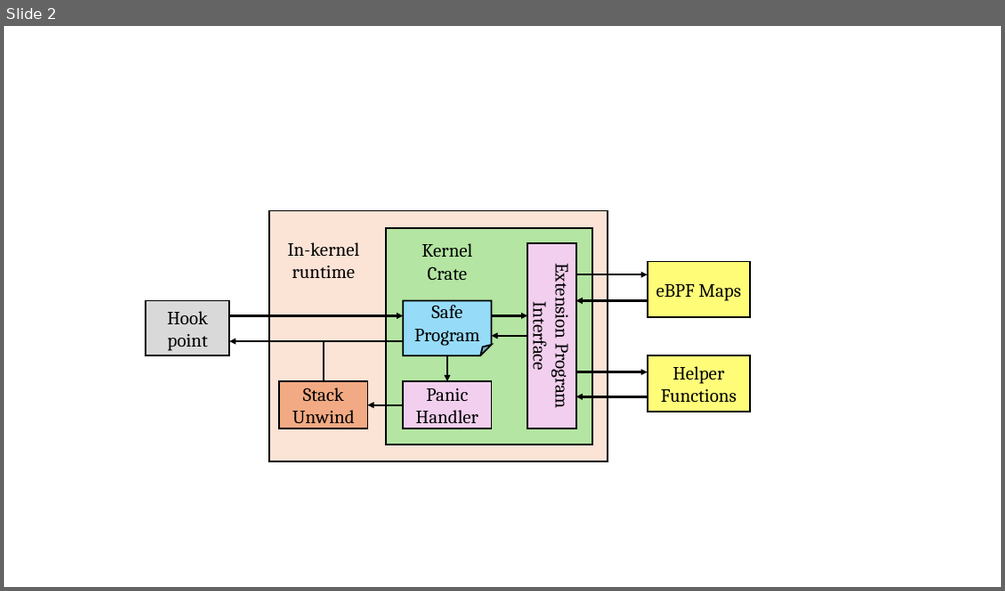
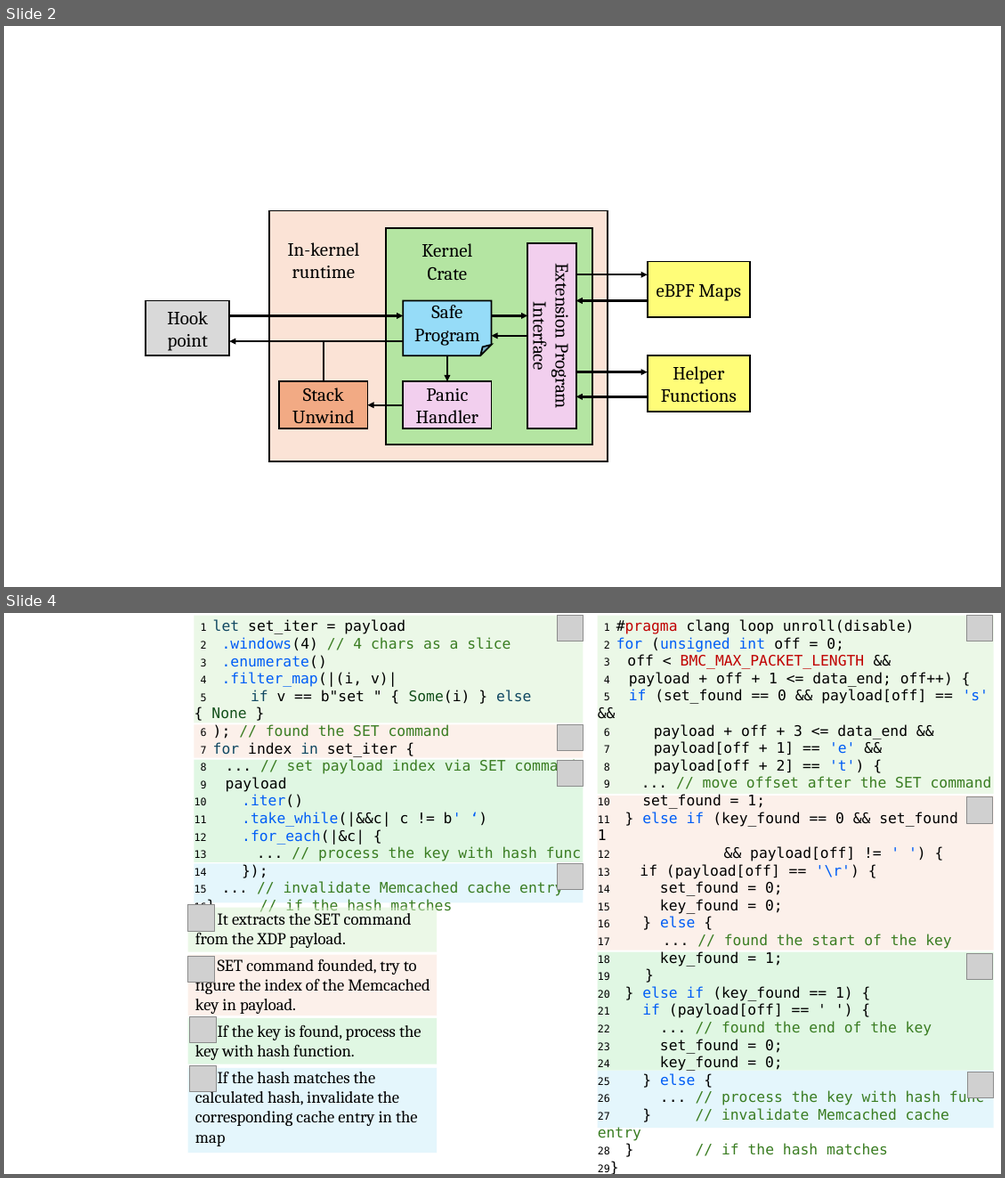
Before and after one commit to upgautamvt/publish-paper, a slide deck: figs/figs.pptx. Shown one above the other, each under a label of ours: slide 2 before the commit, slides 2 and 4 after it; the slides between them are not shown. The pictures are 1005x591 and 1005x1178 pixels, drawn with LibreOffice and Linux fonts; fonts in the diff are those of the drawing; grey boxes stand for pictures. Boxes give left, top, right and bottom in pixels: in the first picture for what was removed or moved away, otherwise in the second. Text is boxed around its words. In the diff, an @@ line names an element or a change of style, - is before the commit and + after.

```diff
--- a/figs/figs.pptx
+++ b/figs/figs.pptx
@@ slide 4 added at (4,613,1001,1174), background #FFFFFF @@
@@ rectangle added at (194,616,582,723), fill #D9F2D0 at 50% opacity @@
@@ text added at (194,619,581,914), 14 pt, text #3B7D23 @@
+1 let set_iter = payload
+2 .windows(4) // 4 chars as a slice
+3 .enumerate()
+4 .filter_map(|(i, v)|
+5 if v == b"set " { Some(i) } else { None }
+6 ); // found the SET command
+7 for index in set_iter {
+8 ... // set payload index via SET command
+9 payload
+10 .iter()
+11 .take_while(|&&c| c != b' ‘)
+12 .for_each(|&c| {
+13 ... // process the key with hash func
+14 });
+15 ... // invalidate Memcached cache entry
+16} // if the hash matches
@@ picture added at (557,616,582,641) @@
@@ rectangle added at (598,616,994,794), fill #D9F2D0 at 50% opacity @@
@@ text added at (598,619,992,1155), 14 pt, text #000000 @@
+1 #pragma clang loop unroll(disable)
+2 for (unsigned int off = 0;
+3 off < BMC_MAX_PACKET_LENGTH &&
+4 payload + off + 1 <= data_end; off++) {
+5 if (set_found == 0 && payload[off] == 's' &&
+6 payload + off + 3 <= data_end &&
+7 payload[off + 1] == 'e' &&
+8 payload[off + 2] == 't') {
+9 ... // move offset after the SET command
+10 set_found = 1;
+11 } else if (key_found == 0 && set_found == 1
+12 && payload[off] != ' ') {
+13 if (payload[off] == '\r') {
+14 set_found = 0;
+15 key_found = 0;
+16 } else {
+17 ... // found the start of the key
+18 key_found = 1;
+19 }
+20 } else if (key_found == 1) {
+21 if (payload[off] == ' ') {
+22 ... // found the end of the key
+23 set_found = 0;
+24 key_found = 0;
+25 } else {
+26 ... // process the key with hash func
+27 } // invalidate Memcached cache entry
+28 } // if the hash matches
+29}
@@ picture added at (966,616,993,641) @@
@@ rectangle added at (194,724,582,757), fill #FBE3D6 at 50% opacity @@
@@ picture added at (557,724,582,751) @@
@@ rectangle added at (194,760,582,862), fill #C2F1C8 at 50% opacity @@
@@ picture added at (557,761,582,787) @@
@@ rectangle added at (598,795,994,949), fill #FBE3D6 at 50% opacity @@
@@ picture added at (966,797,993,823) @@
@@ rectangle added at (194,863,582,902), fill #CAEEFB at 50% opacity @@
@@ picture added at (557,863,582,890) @@
@@ picture added at (188,905,214,931) @@
@@ rectangle added at (188,908,437,952), fill #D9F2D0 at 50% opacity @@
@@ text added at (195,909,429,1146), 16 pt, text #000000 @@
+It extracts the SET command from the XDP payload.
+SET command founded, try to figure the index of the Memcached key in payload.
+If the key is found, process the key with hash function.
+If the hash matches the calculated hash, invalidate the corresponding cache entry in the map
@@ rectangle added at (188,955,437,1016), fill #FBE3D6 at 50% opacity @@
@@ picture added at (188,956,214,981) @@
@@ rectangle added at (598,952,994,1070), fill #C2F1C8 at 50% opacity @@
@@ picture added at (966,953,993,980) @@
@@ rectangle added at (188,1018,437,1064), fill #C2F1C8 at 50% opacity @@
@@ picture added at (190,1016,217,1042) @@
@@ picture added at (190,1065,217,1092) @@
@@ rectangle added at (188,1068,437,1152), fill #CAEEFB at 50% opacity @@
@@ rectangle added at (598,1070,994,1128), fill #CAEEFB at 50% opacity @@
@@ picture added at (967,1072,994,1098) @@
```
Also in this commit, not shown: 4 other slides added, 4 other files.
